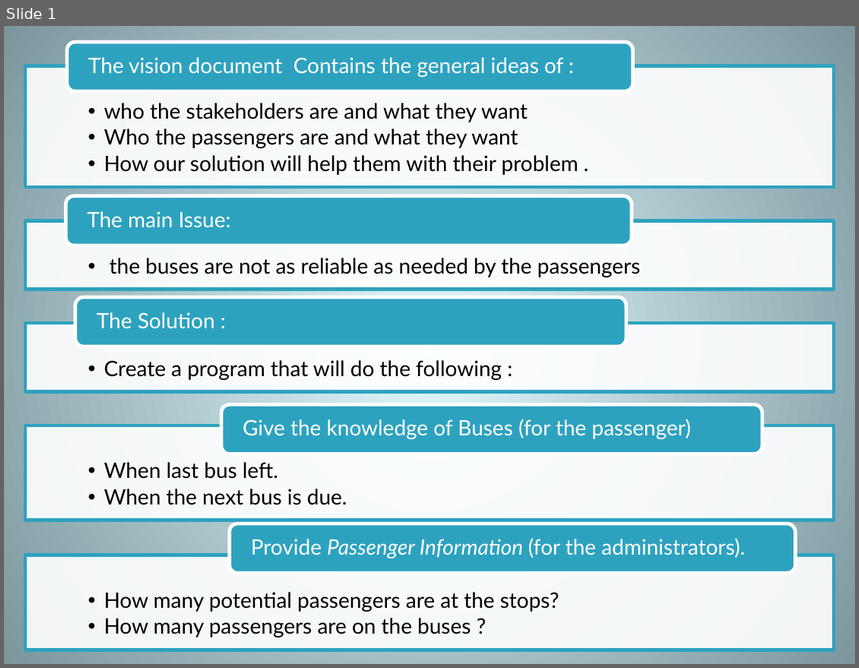
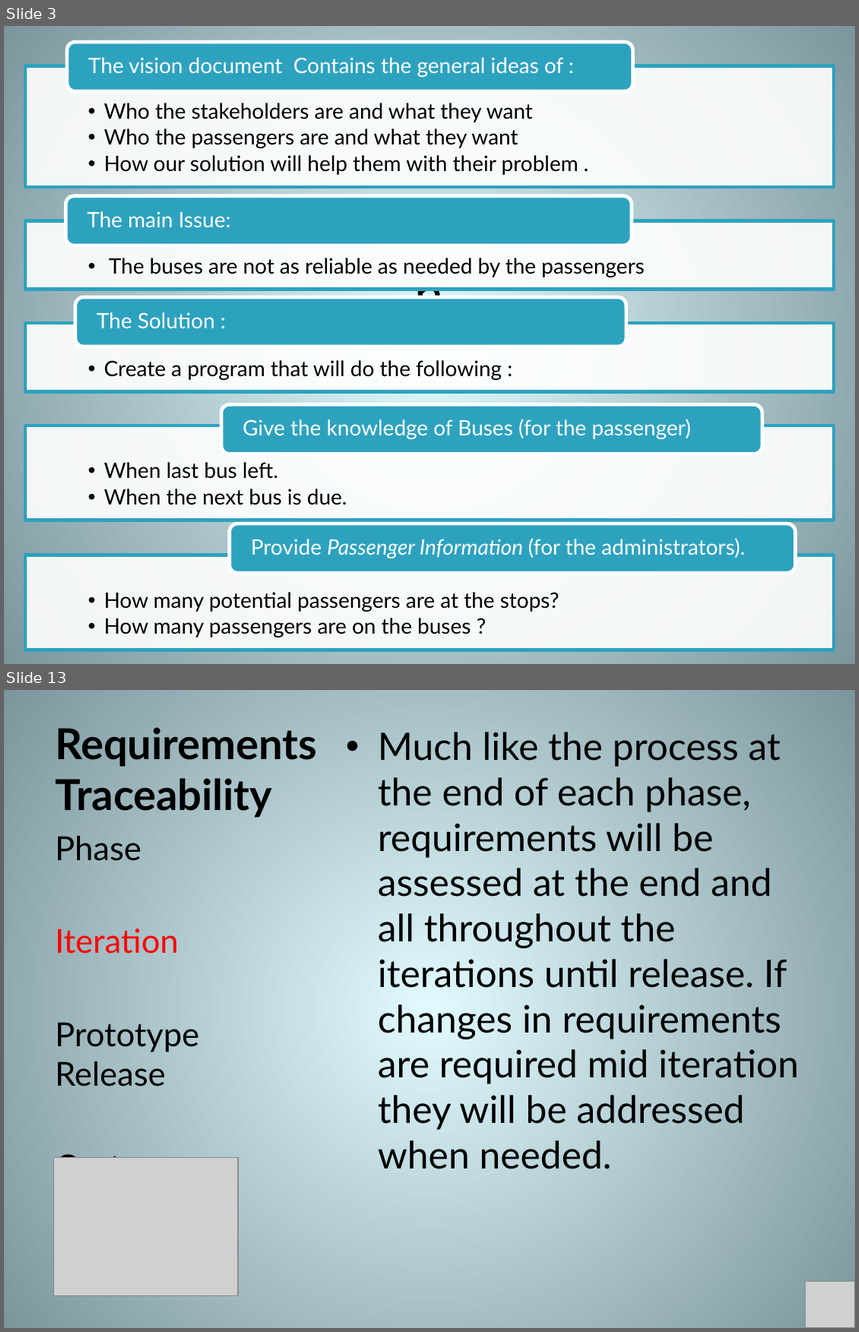
Before and after one commit to hjc/JagTrack, a slide deck: LCO_Brief_Placeholder/SEFornofCompiling1.pptx. Shown one above the other, each under a label of ours: slide 1 before the commit, slides 3 and 13 after it; the slides between them are not shown. The pictures are 859x668 and 859x1332 pixels, drawn with LibreOffice and Linux fonts; fonts in the diff are those of the drawing; grey boxes stand for pictures. Boxes give left, top, right and bottom in pixels: in the first picture for what was removed or moved away, otherwise in the second. Text is boxed around its words. In the diff, an @@ line names an element or a change of style, - is before the commit and + after.

```diff
--- a/LCO_Brief_Placeholder/SEFornofCompiling1.pptx
+++ b/LCO_Brief_Placeholder/SEFornofCompiling1.pptx
@@ slide 13 added at box(4, 690, 855, 1328), background gradient #E1FAFF to #7B969C @@
@@ title added at box(55, 727, 317, 818), 36 pt, text #000000, bold @@
+Requirements Traceability
@@ text added at box(378, 732, 799, 1170), 32 pt, text #000000 @@
+• Much like the process at the end of each phase, requirements will be assessed at the end and all throughout the iterations until release. If changes in requirements are required mid iteration they will be addressed when needed.
@@ text added at box(55, 836, 199, 1158), 28 pt, text #000000 @@
+Phase
+Iteration
+Prototype Release
+Customer Meeting
@@ picture added at box(53, 1157, 238, 1296) @@
@@ picture added at box(806, 1281, 855, 1328) @@
@@ what was slide 1 is now slide 3 @@
@@ slide 3 changed as well @@
@@ text at box(104, 103, 533, 123): text changed @@
-  •• who the stakeholders are and what they want
+  •• Who the stakeholders are and what they want
@@ text at box(109, 258, 645, 278): text changed @@
-  •• the buses are not as reliable as needed by the passengers
+  •• The buses are not as reliable as needed by the passengers
@@ title added at box(415, 268, 444, 300), 44 pt, text #000000 @@
+n
```
Also in this commit, not shown: 19 other slides added, 5 other files.
